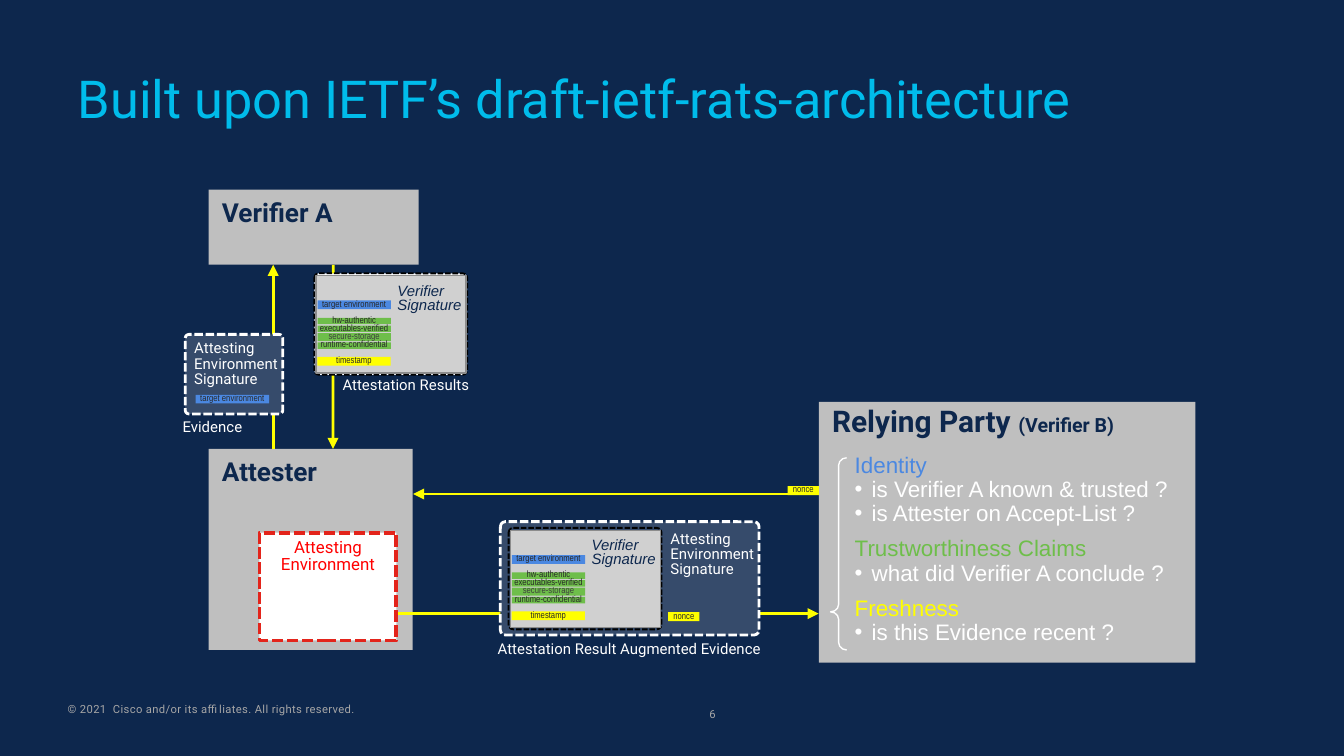
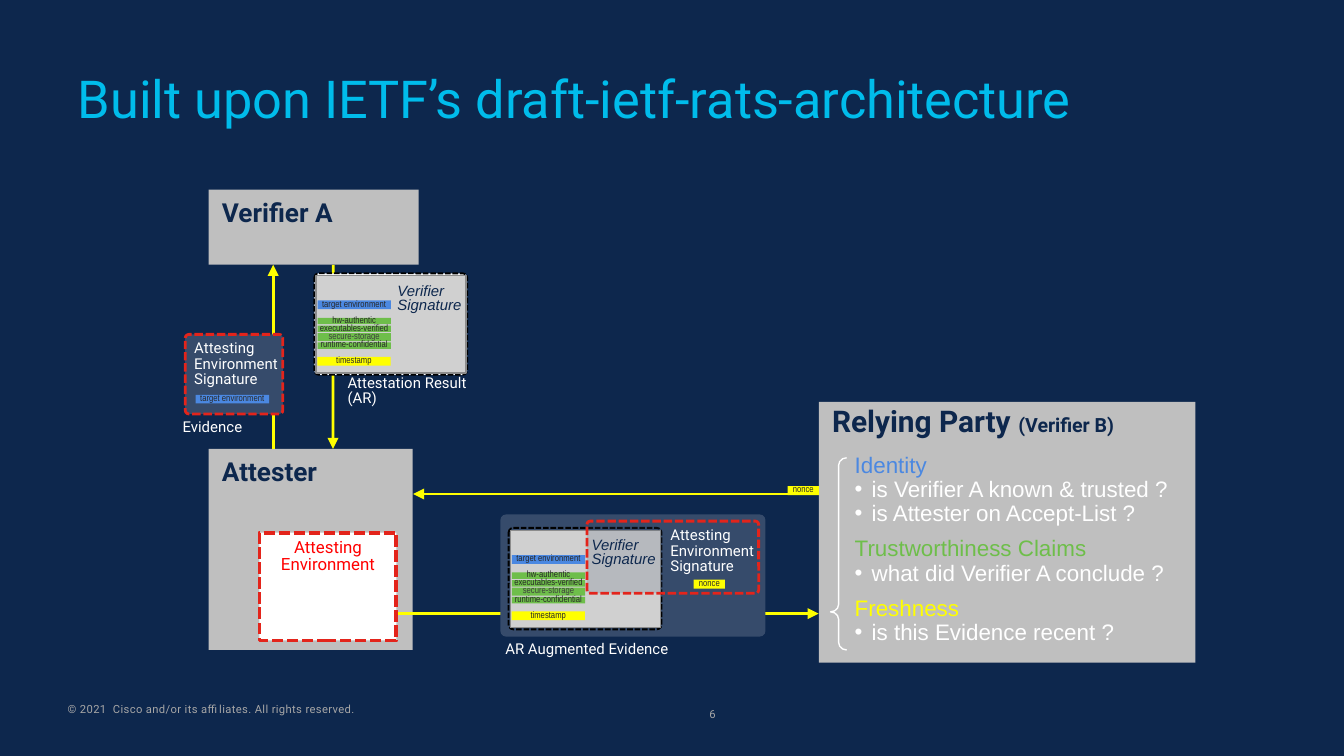
Before and after one commit to ietf-rats/draft-voit-rats-attestation-results, a slide deck: slide 6 of Presentations/CCC-Attestation-SIG-v8June2021.pptx. Drawn at 1344x756 pixels with LibreOffice and Linux fonts; fonts in the diff are those of the drawing; grey boxes stand for pictures. Boxes give left, top, right and bottom in pixels: in the first picture for what was removed or moved away, otherwise in the second. Text is boxed around its words. In the diff, an @@ line names an element or a change of style, - is before the commit and + after.

```diff
--- a/Presentations/CCC-Attestation-SIG-v8June2021.pptx
+++ b/Presentations/CCC-Attestation-SIG-v8June2021.pptx
@@ rounded rectangle at (x1=185, y1=335, x2=284, y2=414): outline #FFFFFF 1.5 pt dashed to #E3241B 1.5 pt dashed @@
@@ text at (x1=348, y1=375, x2=467, y2=406): text changed @@
-Attestation Results
+Attestation Result (AR)
@@ rounded rectangle resized from (x1=500, y1=521, x2=759, y2=634) to (x1=500, y1=515, x2=765, y2=637) @@
@@ rounded rectangle at (x1=500, y1=515, x2=765, y2=637): outline #FFFFFF 1.5 pt dashed to none @@
@@ rounded rectangle added at (x1=587, y1=521, x2=759, y2=594), fill #364B6B at 17% opacity, outline #E3241B 1.5 pt dashed @@
@@ text "Attesting" moved from (x1=670, y1=533, x2=754, y2=577) to (x1=670, y1=529, x2=754, y2=574) @@
@@ rectangle "nonce" moved from (x1=668, y1=612, x2=699, y2=621) to (x1=694, y1=579, x2=724, y2=589) @@
@@ text at (x1=505, y1=642, x2=669, y2=657): text changed @@
-Attestation Result Augmented Evidence
+AR Augmented Evidence
```
Also in this commit, not shown: 1 other slide changed.
